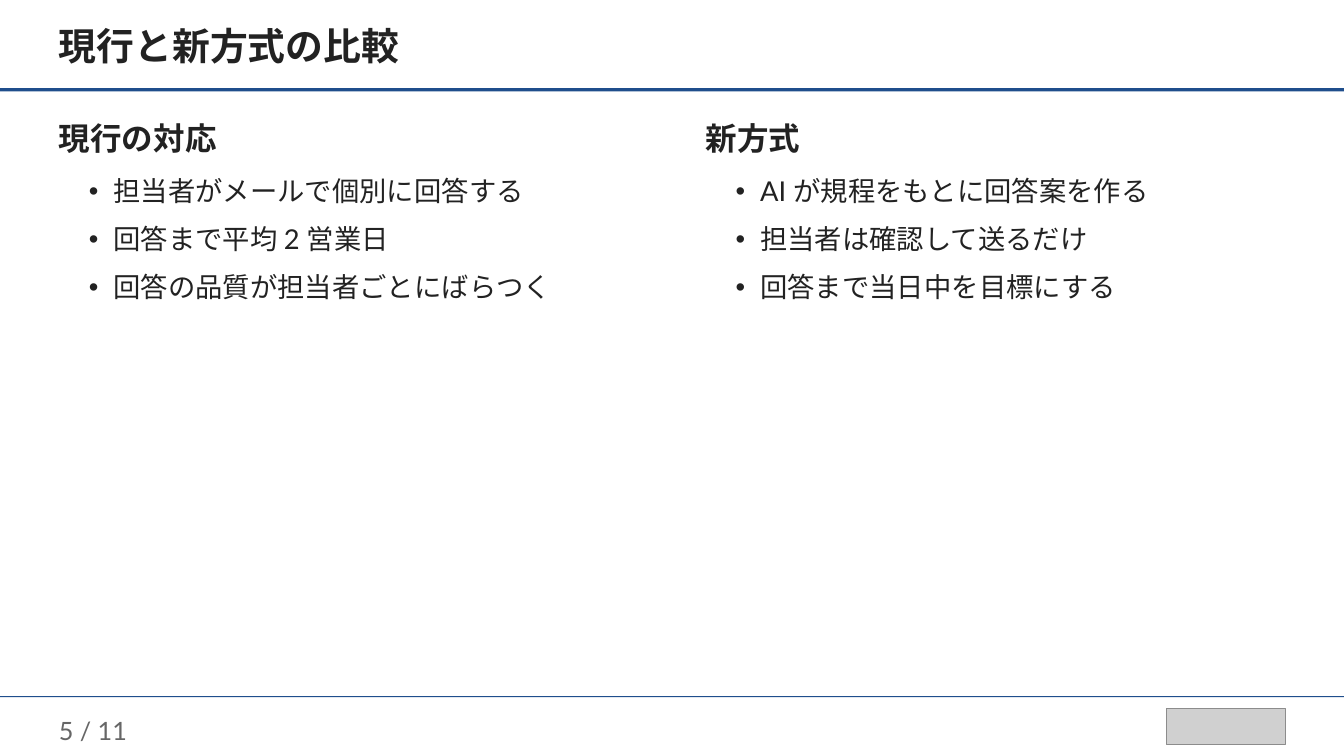
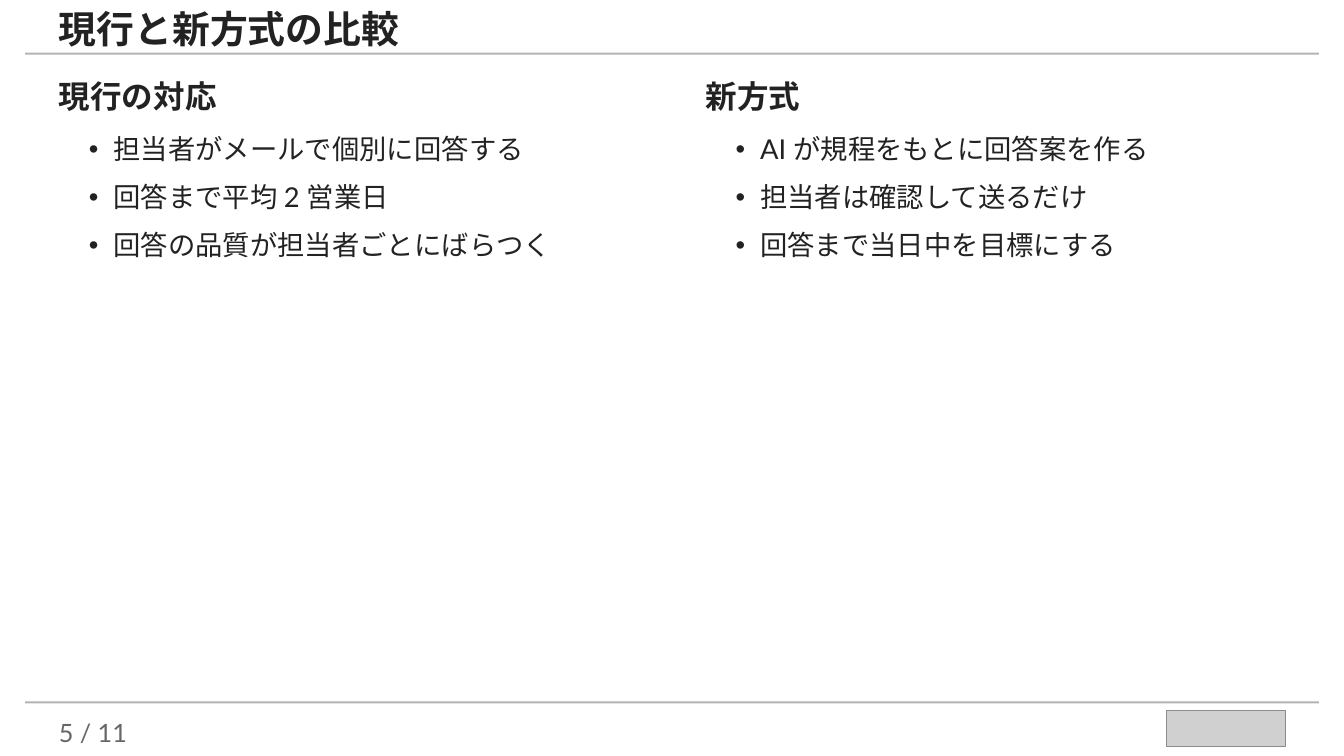
Before and after one commit to takuya109048/llm-assist-kit, a slide deck: slide 5 of examples/marp-slides-example.pptx. Drawn at 1344x756 pixels with LibreOffice and Linux fonts; fonts in the diff are those of the drawing; grey boxes stand for pictures. Boxes give left, top, right and bottom in pixels: in the first picture for what was removed or moved away, otherwise in the second. Text is boxed around its words. In the diff, an @@ line names an element or a change of style, - is before the commit and + after.

```diff
--- a/examples/marp-slides-example.pptx
+++ b/examples/marp-slides-example.pptx
@@ text "現行と新方式の比較": place and size @@
-text "現行と新方式の比較" at (59,27,399,64)
+text "現行と新方式の比較" at (59,10,399,47)
@@ rectangle at (25,52,1319,54): fill #1F4E8C to #B3B3B3 @@
@@ rectangle: place and size @@
-rectangle at (0,89,1344,92)
+rectangle at (25,52,1319,54)
@@ text "現行の対応": place and size @@
-text "現行の対応" at (59,123,551,300)
+text "現行の対応" at (59,81,551,258)
@@ text "新方式": place and size @@
-text "新方式" at (706,123,1148,300)
+text "新方式" at (706,81,1148,258)
@@ rectangle: place and size @@
-rectangle at (0,697,1344,698)
+rectangle at (25,702,1319,704)
@@ rectangle at (25,702,1319,704): fill #1F4E8C to #B3B3B3 @@
```
Also in this commit, not shown: 9 other slides changed, 3 other files.
